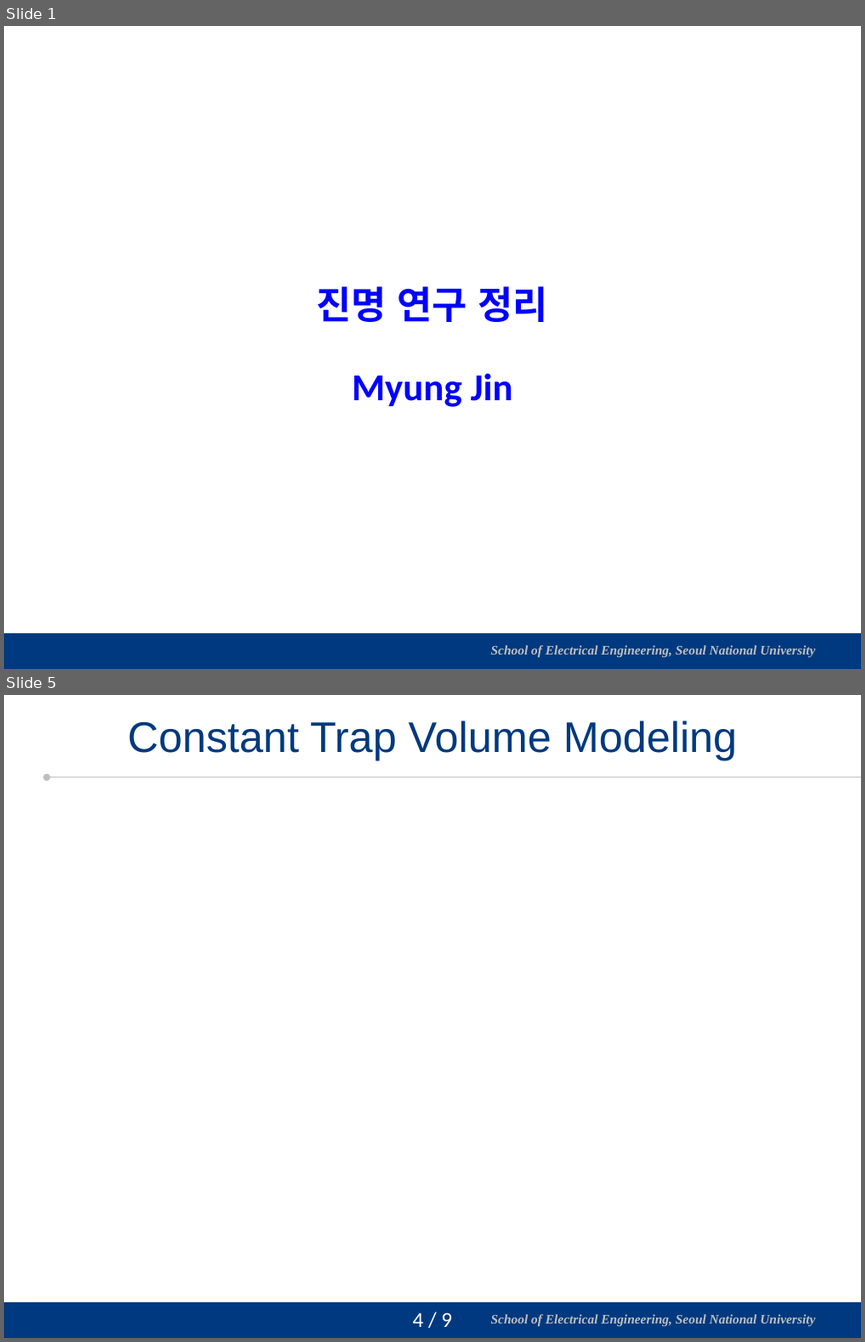
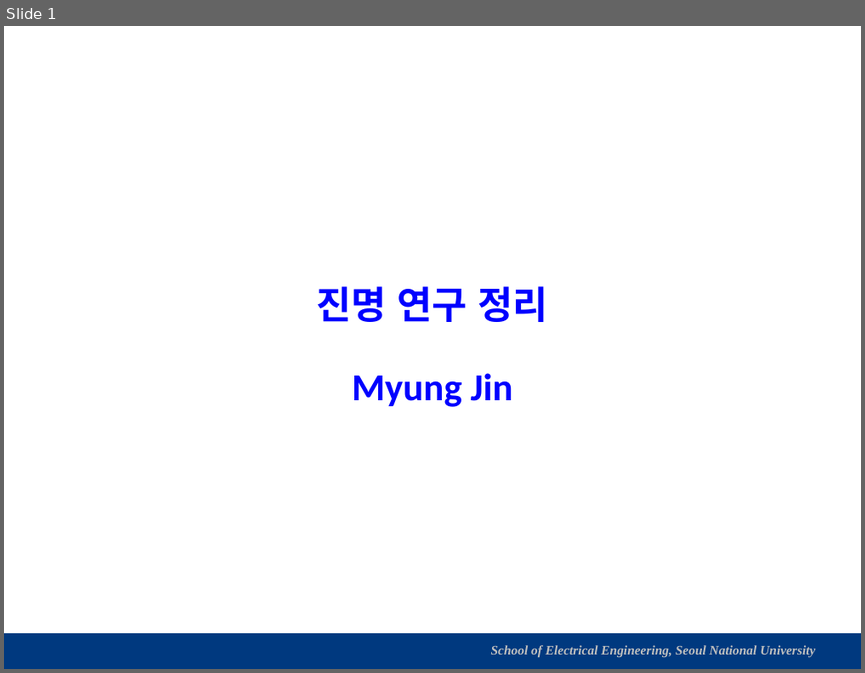
Before and after one commit to vectorcont62-dev/Graduation-SNU-MS, a slide deck: 진명 석사졸업 연구 정리.pptx. Shown one above the other, each under a label of ours: slides 1 and 5 before the commit, slide 1 after it; the slides between them are not shown. The pictures are 865x1342 and 865x673 pixels, drawn with LibreOffice and Linux fonts; fonts in the diff are those of the drawing; background and template pictures are left out. Boxes give left, top, right and bottom in pixels: in the first picture for what was removed or moved away, otherwise in the second. Text is boxed around its words. In the diff, an @@ line names an element or a change of style, - is before the commit and + after.

Commit message:
Changed a bit at home. 17 slides total target, modeling of EDL is main: detailed Poisson in multilayers + Vt calculation optimization by determinants.

```diff
--- a/진명 석사졸업 연구 정리.pptx
+++ b/진명 석사졸업 연구 정리.pptx
@@ slide 5 removed at <box>4,695,861,1338</box>, background #FFFFFF; not listed: 2 template elements that a slide beside it also shows @@
@@ title removed at <box>127,721,737,760</box> @@
-Constant Trap Volume Modeling
@@ arrow removed from (861, 777) to (46, 777) @@
@@ page number removed at <box>413,1312,452,1327</box> @@
-4 / 9
```
Also in this commit, not shown: 13 slides changed, 1 slide added, 1 other file.
